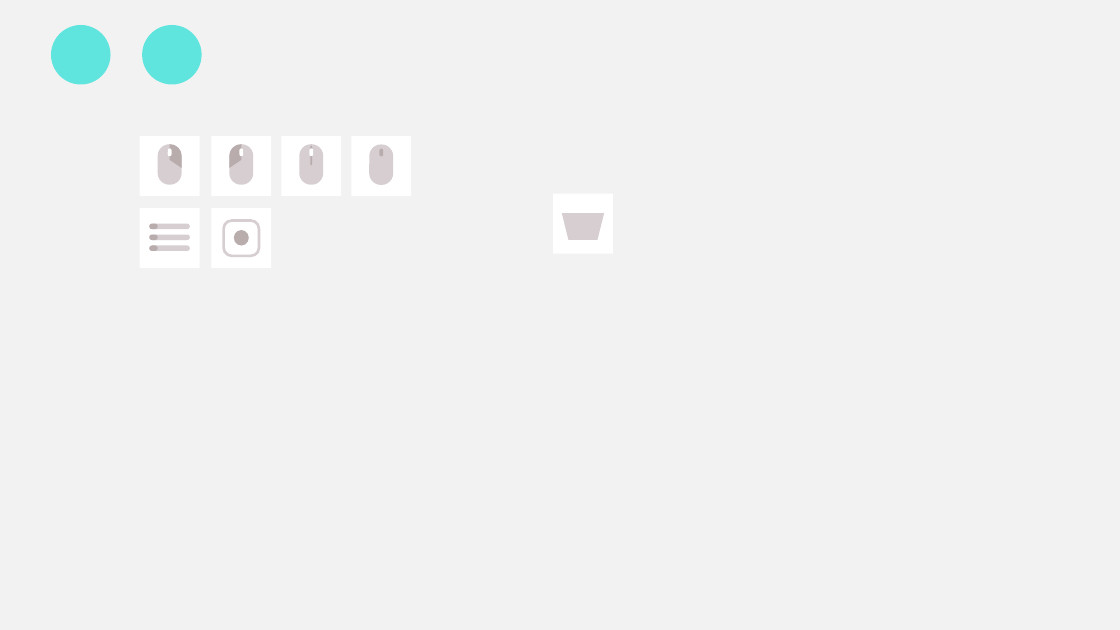
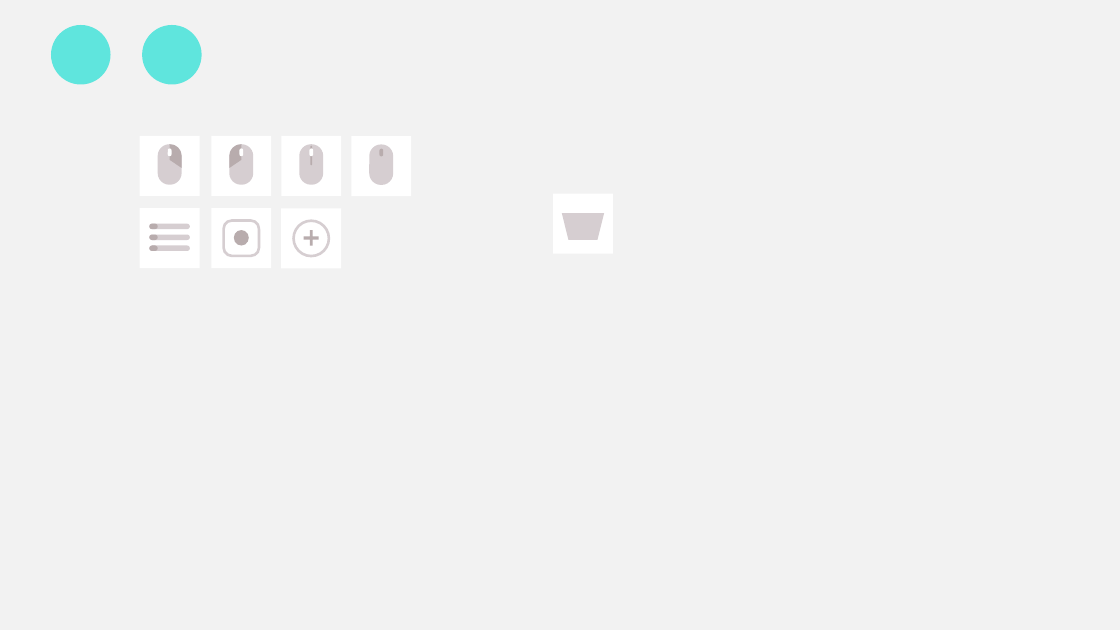
Before and after one commit to buger404/Emerald, a slide deck: slide 1 of UI.pptx. Drawn at 1120x630 pixels with LibreOffice and Linux fonts; fonts in the diff are those of the drawing. Boxes give left, top, right and bottom in pixels: in the first picture for what was removed or moved away, otherwise in the second. Text is boxed around its words. In the diff, an @@ line names an element or a change of style, - is before the commit and + after.

```diff
--- a/UI.pptx
+++ b/UI.pptx
@@ rectangle added at bbox=[281, 208, 341, 268], fill #FFFFFF @@
@@ ellipse added at bbox=[293, 221, 329, 256], outline #D6CED1 2.25 pt @@
@@ plus added at bbox=[304, 230, 319, 245], fill #B8ACAD @@
```
Also in this commit, not shown: 1 other slide changed, 15 other files.
